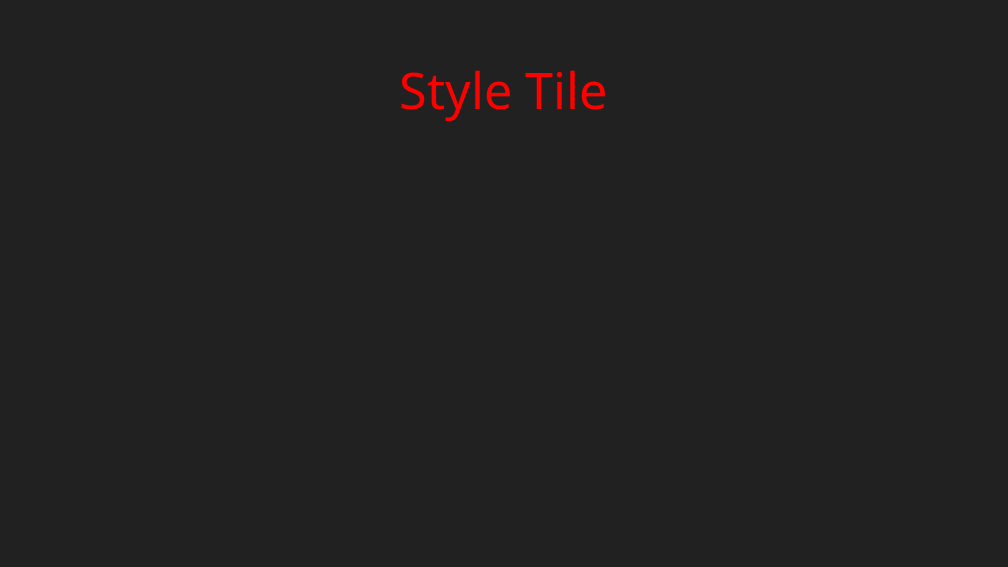
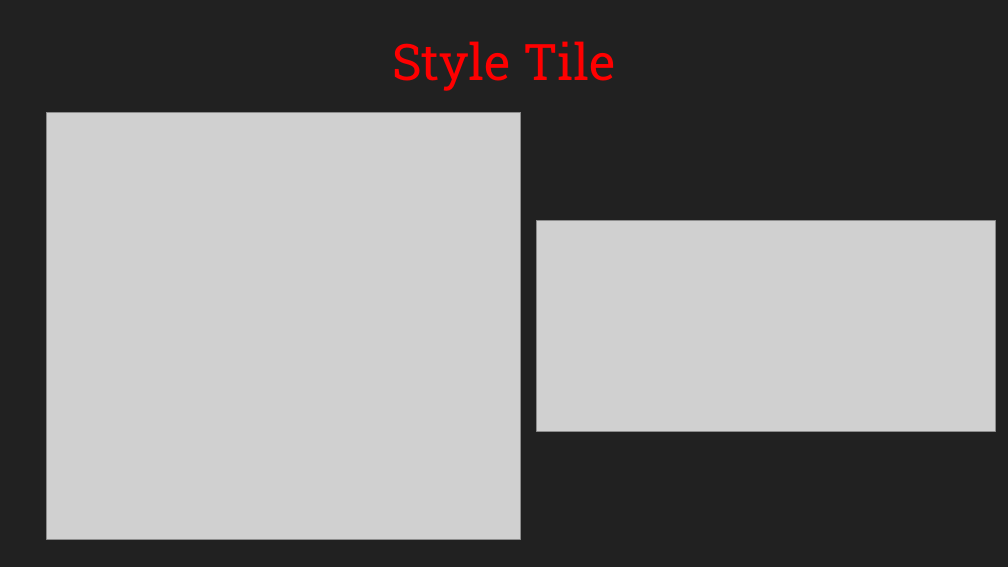
Before and after one commit to Clevor18/king_oak, a slide deck: slide 9 of presentation/projects/King Oak College.pptx (slide 10 before the commit). Drawn at 1008x567 pixels with LibreOffice and Linux fonts; fonts in the diff are those of the drawing; grey boxes stand for pictures. Boxes give left, top, right and bottom in pixels: in the first picture for what was removed or moved away, otherwise in the second. Text is boxed around its words. In the diff, an @@ line names an element or a change of style, - is before the commit and + after.

Commit message:
update presentation

```diff
--- a/presentation/projects/King Oak College.pptx
+++ b/presentation/projects/King Oak College.pptx
@@ title "Style Tile" moved from (x1=400, y1=70, x2=608, y2=121) to (x1=392, y1=41, x2=616, y2=91) @@
@@ title "Style Tile" at (x1=392, y1=41, x2=616, y2=91): font Noto Sans to Roboto Slab @@
@@ picture added at (x1=46, y1=112, x2=520, y2=539) @@
@@ picture added at (x1=536, y1=221, x2=995, y2=431) @@
```
Also in this commit, not shown: 8 other slides changed, 1 slide added, 1 slide removed, 7 other files.
